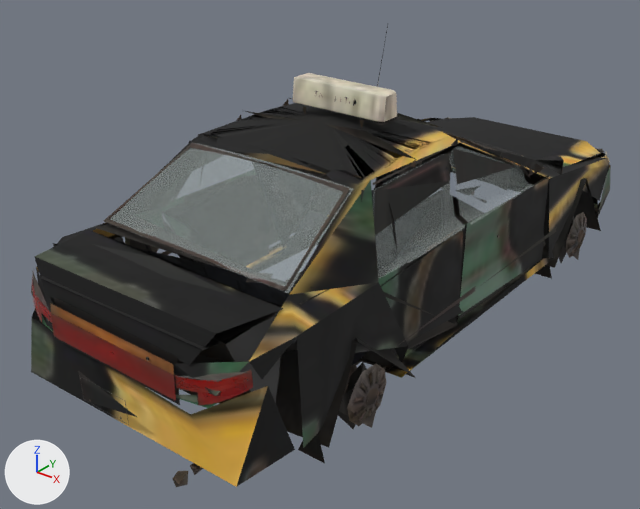
A saved change to the glTF model public/assets/vehicle/taxi_lod.glb.
Before and after are seen from a camera (50 mm lens) standing at (2.92, -4.19, 2.86) and looking at (-0.16, -0.33, 0.47). The axes (+X, +Y, +Z) are drawn at lower left. The lights are the same throughout. The picture after the commit comes second. Where no turn or scale is listed for an object, it has been applied to the vertices. Vertices at exactly the same position are counted once.

In view in the first picture: 'body', 'glass', 'interior', 'light_brake', 'light_tail_r', 'roof_sign', 'wheel_fr', 'wheel_rr' and 1 more.
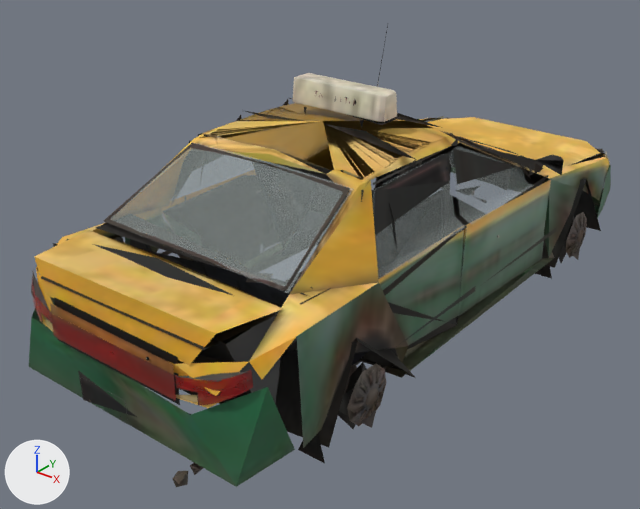
Boxes (x1, y1, x2, y2) around the edits, measured in the pictures (640 x 509 px; the box of a moved part takes in the faces that stretch with it):
'body', reshaped
    before: (31, 25, 611, 487)
    after: (29, 25, 611, 487)
part 1 of me_mesh_0, moved or reshaped
    before: (31, 103, 549, 486)
    after: (29, 103, 551, 486)
part 2 of me_mesh_0, moved or reshaped (mostly hidden)
    before: (432, 120, 611, 218)
    after: (427, 116, 611, 218)
part 3 of me_mesh_0, surface changed (lighter)
    both: (33, 91, 609, 487)

Edits to the bpy script that builds the scene:
```text
Change me_mesh_0:
    used by ob_body; location = (0.0, 0.0, 0.0)
    remove me_mesh_0.from_pydata(...)  # 2896 vertices, 5118 faces; spans x -0.93..0.91, y -2.15..2.15, z 0.11..1.59
    add me_mesh_0.from_pydata(...)  # 2901 vertices, 5119 faces; spans x -0.93..0.91, y -2.15..2.15, z 0.11..1.59
    me_mesh_0 part 1: 67 vertices moved from x -0.8..0.83, y -2.15..0.96, z 0.4..1.42 to x -0.77..0.83, y -2.15..0.96, z 0.4..1.42; 37 vertices removed from x -0.81..0.76, y -2.07..0.84, z 0.24..1.4; 39 vertices added at x -0.82..0.76, y -2.05..0.82, z 0.25..1.4
    me_mesh_0 part 2: 13 vertices moved within x -0.73..0.73, y 1.84..2.14, z 0.25..0.68; 5 vertices removed from x -0.43..0.77, y 1.92..2.1, z 0.25..0.44; 8 vertices added at x -0.76..0.78, y 1.75..2.09, z 0.24..0.71
    me_mesh_0 part 3: 2463 kept faces spanning x -0.85..0.85, y -2.15..2.15, z 0.11..1.59 get new texture (UV) coordinates
```
